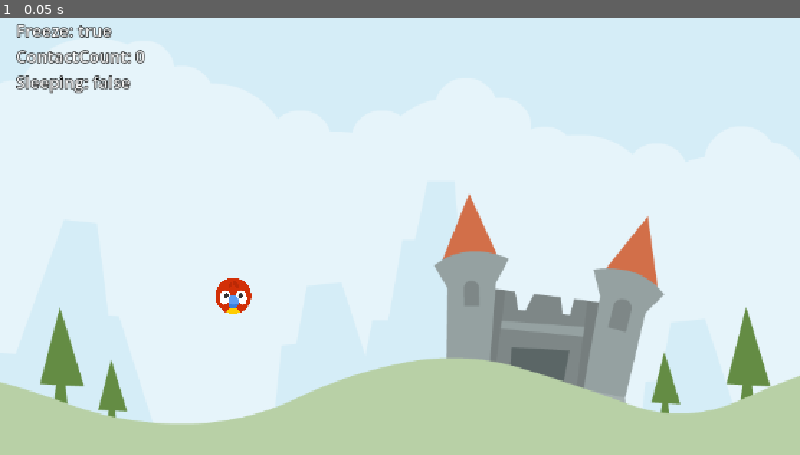
Above: before the commit, frame 1.
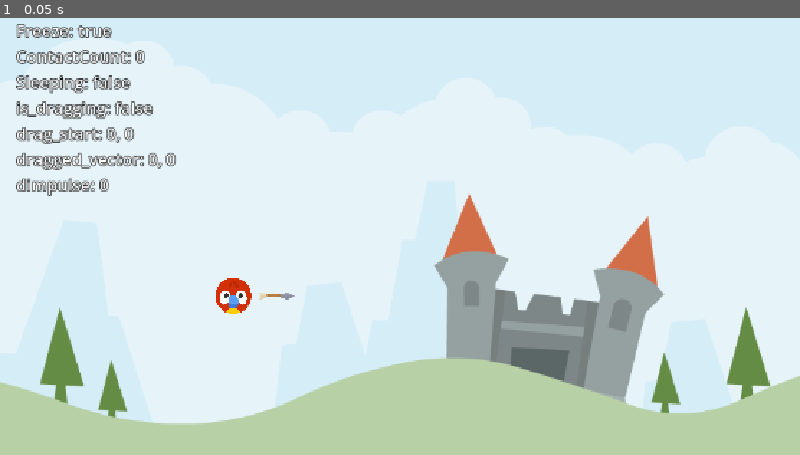
Above: after the commit, the same moment.

Repository: nrcoover/poultry-payload
Game: Godot game, scene res://Scenes/LevelBase/LevelBase.tscn
Two runs of this game, one before a commit and one after it. Both use one fixed random seed, a clock stepped at 60 frames per second and the inputs below.
Inputs:
- Up to frame 1 (0.05 s): no input

The runs differ from the first frame. In frame 1, 1.4% of the frame differs, in the area x 2-37%, y 18-65%.

Commit message:
Add sling-shot mechanic to animal scene

Diff:
--- a/Scenes/Animal/Animal.gd
+++ b/Scenes/Animal/Animal.gd
@@ -4,16 +4,103 @@
 extends RigidBody2D
 
 
+const DRAG_LIMIT_MIN: Vector2 = Vector2(-85, 0)
+const DRAG_LIMIT_MAX: Vector2 = Vector2(0, 85)
+const IMPULSE_MULTIPLIER: float = 25.0
+const IMPULSE_MAX: float = 3000.0
+
 @onready var label: Label = $Debug
+@onready var arrow: Sprite2D = $Arrow
+@onready var stretch_sound: AudioStreamPlayer2D = $Audio/StretchSound
+@onready var launch_sound: AudioStreamPlayer2D = $Audio/LaunchSound
+
+var _start: Vector2 = Vector2.ZERO
+var _drag_start: Vector2 = Vector2.ZERO
+var _dragged_vector: Vector2 = Vector2.ZERO
+var _is_dragging: bool = false
+var _arrow_scale_x: float = 0.0
+
+
+func _unhandled_input(event: InputEvent) -> void:
+	if event.is_action_released("drag") and _is_dragging:
+		call_deferred("start_release")
 
 
 func _ready() -> void:
-	pass
+	_start = position
+	_arrow_scale_x = arrow.scale.x
 
 
 func _process(delta: float) -> void:
-	label.text = "Freeze: %s\nContactCount: %d\nSleeping: %s" % [
+	var debug_string: String = "Freeze: %s\nContactCount: %d\nSleeping: %s" % [
 		freeze,
 		get_contact_count(),
 		sleeping
 	]
+
+	debug_string += "\nis_dragging: %s \ndrag_start: %.0f, %.0f" % [
+		_is_dragging, _drag_start.x, _drag_start.y
+	]
+	debug_string += "\ndragged_vector: %.0f, %.0f" % [
+		_dragged_vector.x, _dragged_vector.y,
+	]
+	debug_string += "\ndimpulse: %.0f" % [
+		calculate_impulse().length()
+	]
+
+	label.text = debug_string
+
+
+func _physics_process(delta: float) -> void:
+	if _is_dragging: handle_dragging()
+
+
+func calculate_impulse() -> Vector2:
+	var direction_reverser = -1
+	return _dragged_vector * IMPULSE_MULTIPLIER * direction_reverser
+
+
+func handle_dragging() -> void:
+	var new_dragged_vector: Vector2 = get_global_mouse_position() - _drag_start
+	new_dragged_vector = new_dragged_vector.clamp(DRAG_LIMIT_MIN, DRAG_LIMIT_MAX)
+
+	var drag_difference: Vector2 = new_dragged_vector - _dragged_vector
+
+	if drag_difference.length() > 0 and !stretch_sound.playing:
+		stretch_sound.play()
+
+	scale_arrow()
+	_dragged_vector = new_dragged_vector
+	position = _start + _dragged_vector
+
+
+func start_dragging() -> void:
+	arrow.show()
+	_is_dragging = true
+	_drag_start = get_global_mouse_position()
+
+
+func start_release() -> void:
+	launch_sound.play()
+	arrow.hide()
+	_is_dragging = false
+	freeze = false
+	apply_central_impulse(calculate_impulse())
+
+
+func scale_arrow() -> void:
+	var impulse_length: float = calculate_impulse().length()
+	var minimum_variation = 0
+	var maximum_variation = 1
+	var percent_change: float = clamp(impulse_length / IMPULSE_MAX, minimum_variation, maximum_variation)
+
+	var scale_multiplier = 2
+	arrow.scale.x = lerpf(_arrow_scale_x, _arrow_scale_x * scale_multiplier, percent_change)
+
+	arrow.rotation = (_start - position).angle()
+
+
+func _on_input_event(viewport: Node, event: InputEvent, shape_idx: int) -> void:
+	if event.is_action_pressed("drag"):
+		input_event.disconnect(_on_input_event)
+		start_dragging()
--- a/Scenes/Animal/Animal.tscn
+++ b/Scenes/Animal/Animal.tscn
@@ -4,6 +4,7 @@
 [ext_resource type="Texture2D" uid="uid://ctsfheoffbwmt" path="res://Assets/player/parrot.png" id="1_qtpp4"]
 [ext_resource type="AudioStream" uid="uid://djd1aeccm80x7" path="res://Assets/audio/kick_wood.ogg" id="2_lib84"]
 [ext_resource type="AudioStream" uid="uid://khwnhyfuqtyg" path="res://Assets/audio/catapult.ogg" id="3_oryip"]
+[ext_resource type="Texture2D" uid="uid://den8xfs5kffyg" path="res://Assets/items/arrow.png" id="3_x85cc"]
 [ext_resource type="AudioStream" uid="uid://yt77gigkkwpp" path="res://Assets/audio/stretch2.ogg" id="4_x85cc"]
 
 [sub_resource type="CircleShape2D" id="CircleShape2D_qtpp4"]
@@ -16,13 +17,6 @@
 max_contacts_reported = 1
 script = ExtResource("1_oryip")
 
-[node name="Sprite2D" type="Sprite2D" parent="." unique_id=2015892145]
-scale = Vector2(0.15, 0.15)
-texture = ExtResource("1_qtpp4")
-
-[node name="CollisionShape2D" type="CollisionShape2D" parent="." unique_id=689246396]
-shape = SubResource("CircleShape2D_qtpp4")
-
 [node name="Debug" type="Label" parent="." unique_id=1465433938]
 top_level = true
 offset_left = 23.0
@@ -32,6 +26,18 @@
 theme_override_constants/outline_size = 5
 theme_override_font_sizes/font_size = 24
 text = "Placeholder"
+
+[node name="Bird" type="Sprite2D" parent="." unique_id=2015892145]
+scale = Vector2(0.15, 0.15)
+texture = ExtResource("1_qtpp4")
+
+[node name="CollisionShape2D" type="CollisionShape2D" parent="." unique_id=689246396]
+shape = SubResource("CircleShape2D_qtpp4")
+
+[node name="Arrow" type="Sprite2D" parent="." unique_id=130932001]
+scale = Vector2(0.3, 0.3)
+texture = ExtResource("3_x85cc")
+offset = Vector2(150, 0)
 
 [node name="Audio" type="Node" parent="." unique_id=495996811]
 
@@ -43,3 +49,5 @@
 
 [node name="StretchSound" type="AudioStreamPlayer2D" parent="Audio" unique_id=1990294262]
 stream = ExtResource("4_x85cc")
+
+[connection signal="input_event" from="." to="." method="_on_input_event"]
